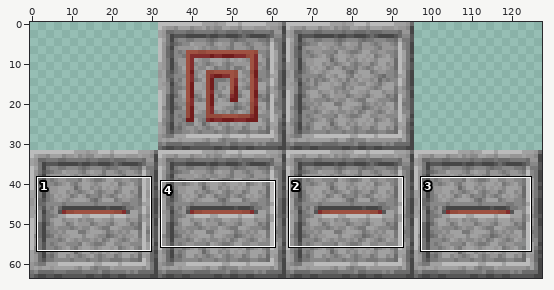
Edited in one commit: sprite sheet (assets/aether_legacy/textures/bosses/slider/slider_asleep_critical.png). The picture above shows the old version from afar; the outline marks the close-up.
Close-up. Before the edit:
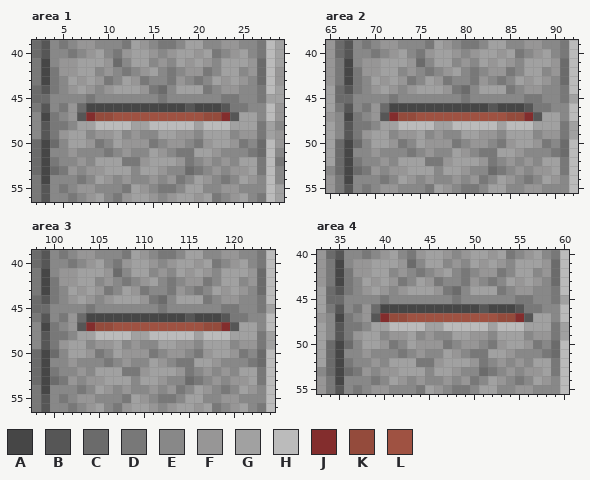
The file is 128x64 pixels. Colours within 5 levels of each other are drawn and written as one. Shown: area 1: x 2..29, y 39..56; area 2: x 65..92, y 39..55; area 3: x 98..124, y 39..56; area 4: x 33..60, y 40..55.
Palette (. is transparent): A #464646  B #565656  C #6b6b6b  D #787878  E #888888  F #979696  G #a1a1a1  H #bbbbbb  J #832d2d  K #944b3c  L #9f5242
Pixels before, area 1, first column x 2:
39 CBEDEFFEEEDGFEDDEGGEEFFEEDHG
40 CBEEDEFGEDFGGFEFGGFGDEFGEDHG
41 DAEFFGGGFCEGGEFEGFGFEGGGFCHG
42 DADFFGGEFEDEFGEDEFFDEGGEFCHF
43 DADEGFGFDEGFDEEDFEDEGFGFECHF
44 CBDEFGFEFGGGFDCEGGGDEFFEEDHG
45 CCEEEEDEEEEEEEDEEEEEEDDEEDGG
46 DBEDFCAAAAAAAAAAABAAABDDEEHF
47 EADEFBJKKLLLLLLLLLLKKJBGGEHF
48 EBDDEGGHHHHGGHHHHHGHHHGGGDGE
49 EBDFGGEFFGEFEEGGFFEGGGEFFDGF
50 CACEGGFDEGFFFDEFFEDFGGFDECHF
51 CAEEFEEEDEFEEGFEDDGGFEEEDCHE
52 CADEEFEGGGDDFGGGFDEFEFEGGDHD
53 CACDFEFFGGGEGGFEECDEFEFFGDHE
54 DAEEEDEGFEFEEFEFDEGFEDEGFEHE
55 DBEDEFFEEEDGFEDDEGGEEFFEEEHG
56 DBEEDEFGEDFGGFEFGGFGDEFGEDHG
Pixels before, area 2, first column x 65:
39 FCBEDEFFEEEDGFEDDEGGEEFFEEDH
40 FCBEEDEFGEDFGGFEFGGFGDEFGEDH
41 FDAEFFGGGFCEGGEFEGFGFEGGGFCH
42 FDADFFGGEFEDEFGEDEFFDEGGEFCH
43 FDADEGFGFDEGFDEEDFEDEGFGFECH
44 GCBDEFGFEFGGGFDCEGGGDEFFEEDH
45 GCCEEEEDEEEEEEEDEEEEEEDDEEDG
46 GDBEDFCAAAAAAAAAAABAAABDDEEH
47 FEADEFBJKKLLLLLLLLLLKKJBGGEH
48 GEBDDEGGHHHHGGHHHHHGHHHGGGDG
49 GEBDFGGEFFGEFEEGGFFEGGGEFFDG
50 GCACEGGFDEGFFFDEFFEDFGGFDECH
51 GCAEEFEEEDEFEEGFEDDGGFEEEDCH
52 GCADEEFEGGGDDFGGGFDEFEFEGGDH
53 ECACDFEFFGGGEGGFEECDEFEFFGDH
54 FDAEEEDEGFEFEEFEFDEGFEDEGFEH
55 FDBEDEFFEEEDGFEDDEGGEEFFEEEH
Pixels before, area 3, first column x 98:
39 CBEDEFFEEEDGFEDDEGGEEFFEEDH
40 CBEEDEFGEDFGGFEFGGFGDEFGEDH
41 DAEFFGGGFCEGGEFEGFGFEGGGFCH
42 DADFFGGEFEDEFGEDEFFDEGGEFCH
43 DADEGFGFDEGFDEEDFEDEGFGFECH
44 CBDEFGFEFGGGFDCEGGGDEFFEEDH
45 CCEEEEDEEEEEEEDEEEEEEDDEEDG
46 DBEDFCAAAAAAAAAAABAAABDDEEH
47 EADEFBJKKLLLLLLLLLLKKJBGGEH
48 EBDDEGGHHHHGGHHHHHGHHHGGGDG
49 EBDFGGEFFGEFEEGGFFEGGGEFFDG
50 CACEGGFDEGFFFDEFFEDFGGFDECH
51 CAEEFEEEDEFEEGFEDDGGFEEEDCH
52 CADEEFEGGGDDFGGGFDEFEFEGGDH
53 CACDFEFFGGGEGGFEECDEFEFFGDH
54 DAEEEDEGFEFEEFEFDEGFEDEGFEH
55 DBEDEFFEEEDGFEDDEGGEEFFEEEH
56 DBEEDEFGEDFGGFEFGGFGDEFGEDH
Pixels before, area 4, first column x 33:
40 FCBEEDEFGEDFGGFEFGGFGDEFGEDH
41 FDAEFFGGGFCEGGEFEGFGFEGGGFCH
42 FDADFFGGEFEDEFGEDEFFDEGGEFCH
43 FDADEGFGFDEGFDEEDFEDEGFGFECH
44 GCBDEFGFEFGGGFDCEGGGDEFFEEDH
45 GCCEEEEDEEEEEEEDEEEEEEDDEEDG
46 GDBEDFCAAAAAAAAAAABAAABDDEEH
47 FEADEFBJKKLLLLLLLLLLKKJBGGEH
48 GEBDDEGGHHHHGGHHHHHGHHHGGGDG
49 GEBDFGGEFFGEFEEGGFFEGGGEFFDG
50 GCACEGGFDEGFFFDEFFEDFGGFDECH
51 GCAEEFEEEDEFEEGFEDDGGFEEEDCH
52 GCADEEFEGGGDDFGGGFDEFEFEGGDH
53 ECACDFEFFGGGEGGFEECDEFEFFGDH
54 FDAEEEDEGFEFEEFEFDEGFEDEGFEH
55 FDBEDEFFEEEDGFEDDEGGEEFFEEEH
After the commit:
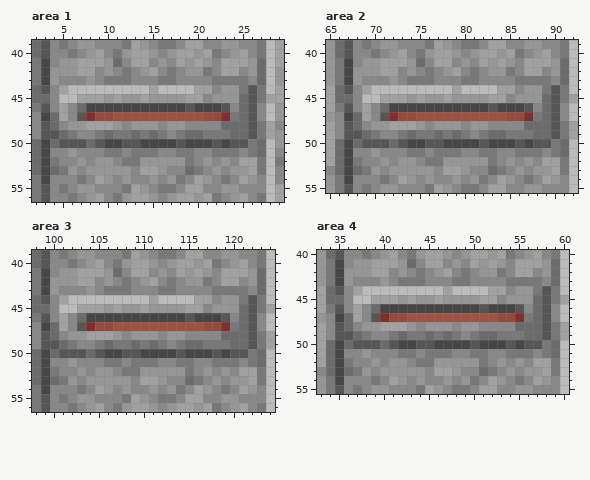
Commit: Add Eye lids to the Slider
Change:
Area 1:
y 42: x 4 D -> F
y 43: x 4 D -> F; x 6..9 GFGF -> EEFE; x 11..14 EGFD -> DDEE; x 16 E -> D; x 18 F -> E; x 20 D -> E; x 22..25 GFGF -> DDDD
y 44: x 4..19 DEFGFEFGGGFDCEGG -> EGHHHHHHHHHGHHHH; x 21 D -> G; x 25..26 EE -> DB
y 45: x 5..20 EEEDEEEEEEEDEEEE -> HHGGGFGFFGFFFFGG; x 22..26 EDDEE -> FFFCB
y 46: x 5..6 DF -> GE; x 24..26 DDE -> ECB
y 47: x 4..6 DEF -> CGE; x 24..26 BGG -> DCB
y 48: x 4..7 DDEG -> CEFF; x 9..26 HHHHGGHHHHHGHHHGGG -> GGFEFFFEFFEEEECCCB
y 49: x 4..7 DFGG -> BCDE; x 9..26 FFGEFEEGGFFEGGGEFF -> DCDDCDCDEDCCDDDCCB
y 50: x 5..26 EGGFDEGFFFDEFFEDFGGFDE -> BBBCBAABBAAAABAAABABBD
y 51: x 11..16 EFEEGF -> DEDDDE; x 20..24 GGFEE -> EEDDD
y 52: x 9..11 GGG -> FFE; x 15..17 GGG -> FFF
y 53: x 10..12 GGG -> FFF
Area 2:
y 42: x 68 D -> F
y 43: x 68 D -> F; x 70..73 GFGF -> EEFE; x 75..78 EGFD -> DDEE; x 80 E -> D; x 82 F -> E; x 84 D -> E; x 86..89 GFGF -> DDDD
y 44: x 68..83 DEFGFEFGGGFDCEGG -> EGHHHHHHHHHGHHHH; x 85 D -> G; x 89..90 EE -> DB
y 45: x 69..84 EEEDEEEEEEEDEEEE -> HHGGGFGFFGFFFFGG; x 86..90 EDDEE -> FFFCB
y 46: x 69..70 DF -> GE; x 88..90 DDE -> ECB
y 47: x 68..70 DEF -> CGE; x 88..90 BGG -> DCB
y 48: x 68..71 DDEG -> CEFF; x 73..90 HHHHGGHHHHHGHHHGGG -> GGFEFFFEFFEEEECCCB
y 49: x 68..71 DFGG -> BCDE; x 73..90 FFGEFEEGGFFEGGGEFF -> DCDDCDCDEDCCDDDCCB
y 50: x 69..90 EGGFDEGFFFDEFFEDFGGFDE -> BBBCBAABBAAAABAAABABBD
y 51: x 75..80 EFEEGF -> DEDDDE; x 84..88 GGFEE -> EEDDD
y 52: x 73..75 GGG -> FFE; x 79..81 GGG -> FFF
y 53: x 74..76 GGG -> FFF
Area 3:
y 42: x 100 D -> F
y 43: x 100 D -> F; x 102..105 GFGF -> EEFE; x 107..110 EGFD -> DDEE; x 112 E -> D; x 114 F -> E; x 116 D -> E; x 118..121 GFGF -> DDDD
y 44: x 100..115 DEFGFEFGGGFDCEGG -> EGHHHHHHHHHGHHHH; x 117 D -> G; x 121..122 EE -> DB
y 45: x 101..116 EEEDEEEEEEEDEEEE -> HHGGGFGFFGFFFFGG; x 118..122 EDDEE -> FFFCB
y 46: x 101..102 DF -> GE; x 120..122 DDE -> ECB
y 47: x 100..102 DEF -> CGE; x 120..122 BGG -> DCB
y 48: x 100..103 DDEG -> CEFF; x 105..122 HHHHGGHHHHHGHHHGGG -> GGFEFFFEFFEEEECCCB
y 49: x 100..103 DFGG -> BCDE; x 105..122 FFGEFEEGGFFEGGGEFF -> DCDDCDCDEDCCDDDCCB
y 50: x 101..122 EGGFDEGFFFDEFFEDFGGFDE -> BBBCBAABBAAAABAAABABBD
y 51: x 107..112 EFEEGF -> DEDDDE; x 116..120 GGFEE -> EEDDD
y 52: x 105..107 GGG -> FFE; x 111..113 GGG -> FFF
y 53: x 106..108 GGG -> FFF
Area 4:
y 42: x 36 D -> F
y 43: x 36 D -> F; x 38..41 GFGF -> EEFE; x 43..46 EGFD -> DDEE; x 48 E -> D; x 50 F -> E; x 52 D -> E; x 54..57 GFGF -> DDDD
y 44: x 36..51 DEFGFEFGGGFDCEGG -> EGHHHHHHHHHGHHHH; x 53 D -> G; x 57..58 EE -> DB
y 45: x 37..52 EEEDEEEEEEEDEEEE -> HHGGGFGFFGFFFFGG; x 54..58 EDDEE -> FFFCB
y 46: x 37..38 DF -> GE; x 56..58 DDE -> ECB
y 47: x 36..38 DEF -> CGE; x 56..58 BGG -> DCB
y 48: x 36..39 DDEG -> CEFF; x 41..58 HHHHGGHHHHHGHHHGGG -> GGFEFFFEFFEEEECCCB
y 49: x 36..39 DFGG -> BCDE; x 41..58 FFGEFEEGGFFEGGGEFF -> DCDDCDCDEDCCDDDCCB
y 50: x 37..58 EGGFDEGFFFDEFFEDFGGFDE -> BBBCBAABBAAAABAAABABBD
y 51: x 43..48 EFEEGF -> DEDDDE; x 52..56 GGFEE -> EEDDD
y 52: x 41..43 GGG -> FFE; x 47..49 GGG -> FFF
y 53: x 42..44 GGG -> FFF
